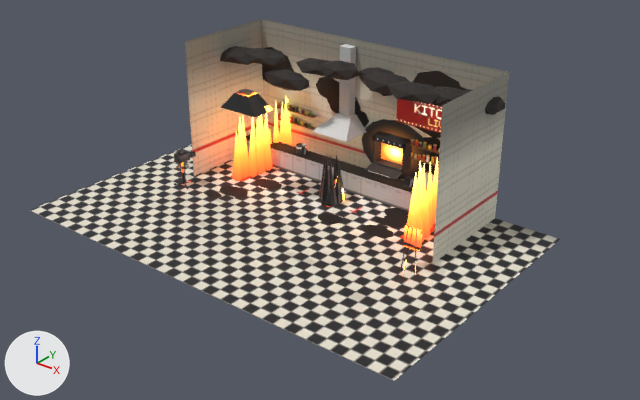
An edit to the glTF model public/assets/stages/kitchen.glb, drawn before and after from the same camera.
Rendered twice from a camera (50 mm lens) standing at (21.9, -28.1, 17.3) and looking at (1.6, -2.7, 1.5). The axes (+X, +Y, +Z) are drawn at lower left. The lights are the same throughout. The picture after the commit comes second. Vertices at exactly the same position are counted once.

The first picture shows 'fg_right', 'fg_top', 'fx_flare', 'seg_grease', 'seg_oven', 'seg_prep', 'set' and 3 more.
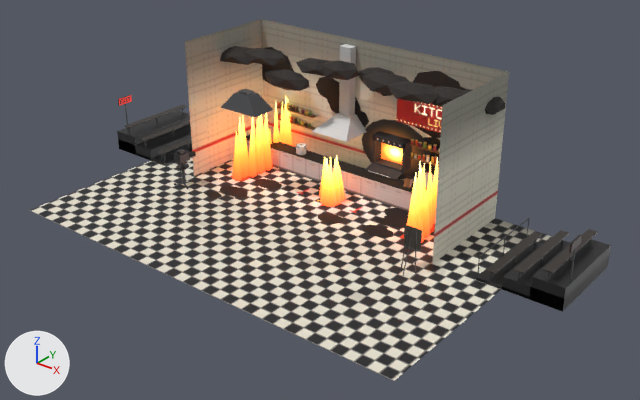
Boxes (x1, y1, x2, y2) around the edits, measured in the pictures (640 x 400 px):
'audience', added: after (117, 95, 611, 312)
part 1 of me_fg_right, surface changed (darker): (401, 225, 422, 276) in both
part 2 of me_fg_top, surface changed: (221, 89, 273, 118) in both
part 3 of me_fx_flare, surface changed (lighter): (319, 155, 346, 207) in both

The change, as a diff of the scene's bpy script:
```diff
--- a/public/assets/stages/kitchen.glb.py
+++ b/public/assets/stages/kitchen.glb.py
@@ me_fg_right @@
 me_fg_right.from_pydata(...)  # 56 vertices, 84 faces; spans x -0.38..0.38, y -0.46..0.13, z 0.0..1.85
 # used by ob_fg_right; location = (6.2, -3.0, 0.0)
+# me_fg_right part 1: texture (UV) coordinates of 84 of 84 faces, centred in x -0.38..0.38, y -0.45..0.13, z 0.0..1.85, changed; they spanned u 0.01..0.98, v 0.19..0.99 and now span u 0.21..0.97, v 0.01..0.99
 me_fg_right.materials.append(mat_props)
@@ me_fg_top @@
 me_fg_top.from_pydata(...)  # 16 vertices, 24 faces; spans x -1.0..1.0, y -0.6..0.6, z -0.8..0.0
 # used by ob_fg_top; location = (-3.0, -2.0, 5.0)
+# me_fg_top part 2: texture (UV) coordinates of 24 of 24 faces, centred in x -0.8..0.8, y -0.5..0.5, z -0.8..0.0, changed; they spanned u 0.13..0.92, v 0.01..0.97 and now span u 0.01..0.88, v 0.08..0.91
 me_fg_top.materials.append(mat_props)
@@ me_fx_flare @@
 me_fx_flare.from_pydata(...)  # 140 vertices, 224 faces; spans x -0.65..0.57, y -0.65..0.68, z -0.03..2.16
 # used by ob_fx_flare; location = (0.0, 0.0, 0.0)
+# me_fx_flare part 3: texture (UV) coordinates of 224 of 224 faces, centred in x -0.54..0.5, y -0.5..0.55, z -0.01..2.16, changed; they spanned u 0.01..0.91, v 0.01..0.99 and now span u 0.01..0.99, v 0.01..0.99
 me_fx_flare.materials.append(mat_props)
@@ me_audience @@
+me_audience.from_pydata(...)  # 332 vertices, 512 faces; spans x -12.0..12.0, y -2.0..2.0, z 0.0..2.6
+me_audience.materials.append(mat_props)
@@ ob_audience @@
+ob_audience = bpy.data.objects.new('audience', me_audience)
+ob_audience.location = (0.0, 0.0, 0.0)
```
